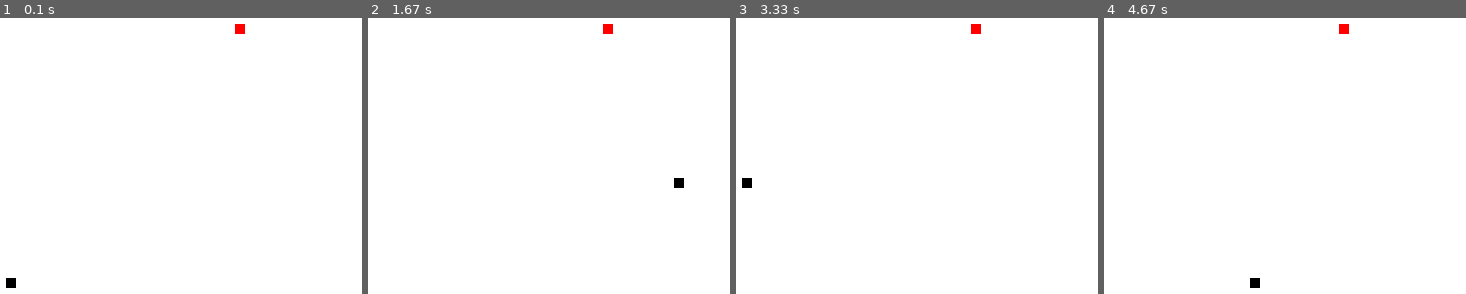
Above: before the commit, frames 1-4 (left to right).
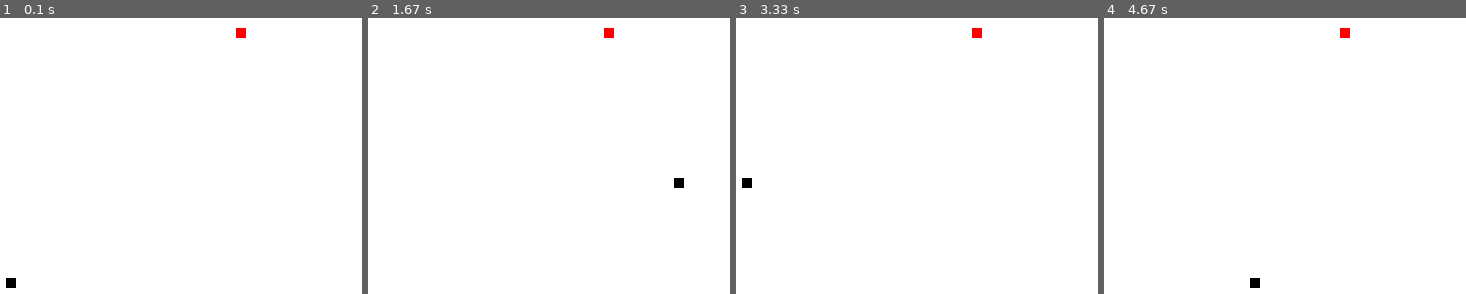
Above: after the commit, the same moments.

Repository: ravenusmc/Learn_Pygame
Game: pygame game, started from main.py
Same seed, same stepped clock (60 frames per second), same inputs: the game is played once before the commit and once after it.
Inputs:
- Up to frame 1 (0.1 s): no input
- Up to frame 2 (1.67 s): hold Right 0.33-0.8 s; hold Up 0.83-1.13 s; hold Right 1.17-1.63 s
- Up to frame 3 (3.33 s): hold Left 1.67-2.2 s; hold Down 2.23-2.53 s; hold Left 2.57-2.97 s; hold Up from 3 s (still down)
- Up to frame 4 (4.67 s): release Up at 3.37 s; hold Right 3.4-4.03 s; hold Down 4.07-4.43 s; hold Left from 4.47 s (still down)

The runs differ from the first frame. In frame 1, less than 0.1% of the frame differs, in the area x 64-68%, y 2-8%; in frame 2, less than 0.1%; in frame 3, less than 0.1%; in frame 4, less than 0.1%.

Commit message:
added ability to eat apple

Diff:
--- a/main.py
+++ b/main.py
@@ -38,8 +38,8 @@
     lead_x_change = 0
     lead_y_change = 0
 
-    randAppleX = random.randrange(0, display_width - block_size)
-    randAppleY = random.randrange(0, display_height - block_size)
+    randAppleX = round(random.randrange(0, display_width - block_size) /10.0)* 10.0
+    randAppleY = round(random.randrange(0, display_height - block_size)/ 10.0) * 10.0
 
     while not gameExit:
 
@@ -81,9 +81,13 @@
         lead_x += lead_x_change
         lead_y += lead_y_change
         gameDisplay.fill(white)
+        #Apple line
         pygame.draw.rect(gameDisplay, red, [randAppleX , randAppleY, block_size, block_size])
         pygame.draw.rect(gameDisplay, black, [lead_x,lead_y, block_size, block_size])
         pygame.display.update()
+
+        if lead_x == randAppleX and lead_y == randAppleY:
+            print("eating")
 
         clock.tick(FPS)
 
